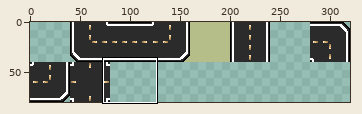
Sprite sheet: Game Assests/Road Tile Set Traffic Jam.png. The picture above shows the old version from afar; the outline marks the close-up.
Close-up. Earlier state:
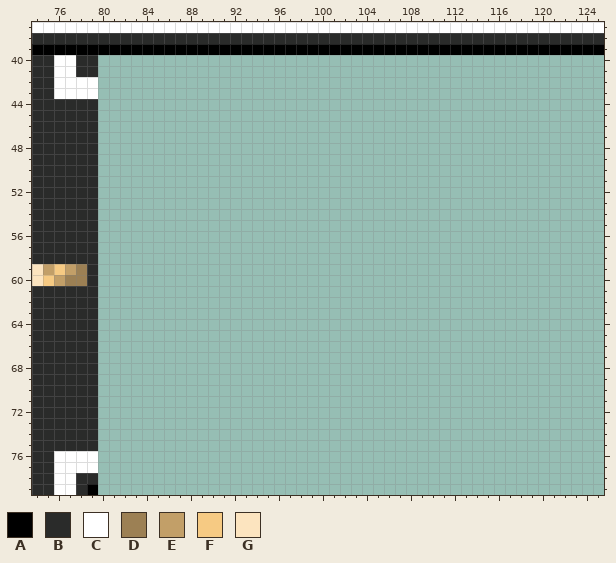
The file is 320x80 pixels. Shown: x 74..125, y 37..79.
Palette (. is transparent): A #000000  B #2a2b2a  C #ffffff  D #9c8054  E #c29f68  F #f6ca83  G #fce4bf
Pixels before, first column x 74:
37 CCCCCCCCCCCCCCCCCCCCCCCCCCCCCCCCCCCCCCCCCCCCCCCCCCCC
38 BBBBBBBBBBBBBBBBBBBBBBBBBBBBBBBBBBBBBBBBBBBBBBBBBBBB
39 AAAAAAAAAAAAAAAAAAAAAAAAAAAAAAAAAAAAAAAAAAAAAAAAAAAA
40 BBCCBB..............................................
41 BBCCBB..............................................
42 BBCCCC..............................................
43 BBCCCC..............................................
44 BBBBBB..............................................
45 BBBBBB..............................................
46 BBBBBB..............................................
47 BBBBBB..............................................
48 BBBBBB..............................................
49 BBBBBB..............................................
50 BBBBBB..............................................
51 BBBBBB..............................................
52 BBBBBB..............................................
53 BBBBBB..............................................
54 BBBBBB..............................................
55 BBBBBB..............................................
56 BBBBBB..............................................
57 BBBBBB..............................................
58 BBBBBB..............................................
59 GEFEDB..............................................
60 GFEDDB..............................................
61 BBBBBB..............................................
62 BBBBBB..............................................
63 BBBBBB..............................................
64 BBBBBB..............................................
65 BBBBBB..............................................
66 BBBBBB..............................................
67 BBBBBB..............................................
68 BBBBBB..............................................
69 BBBBBB..............................................
70 BBBBBB..............................................
71 BBBBBB..............................................
72 BBBBBB..............................................
73 BBBBBB..............................................
74 BBBBBB..............................................
75 BBBBBB..............................................
76 BBCCCC..............................................
77 BBCCCC..............................................
78 BBCCBB..............................................
79 BBCCBA..............................................
Now the later version:
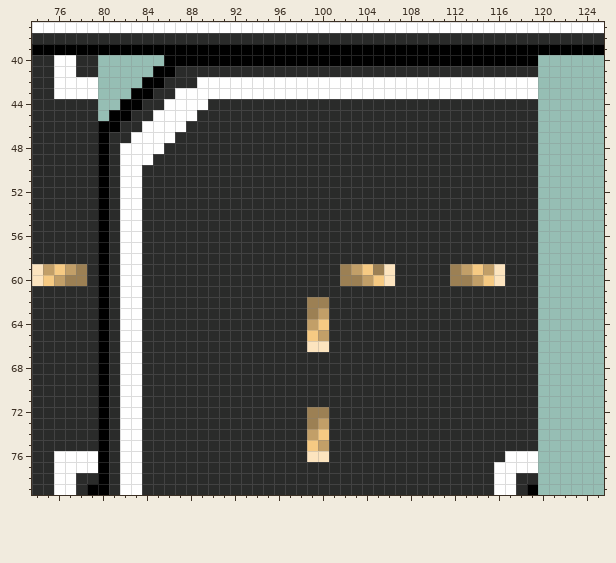
Difference:
Changed rows in their new state; - is an unchanged pixel.
first column x 80:
40 ------AAAAAAAAAAAAAAAAAAAAAAAAAAAAAAAAAA
41 -----AABBBBBBBBBBBBBBBBBBBBBBBBBBBBBBBBB
42 ----AABBBCCCCCCCCCCCCCCCCCCCCCCCCCCCCCCC
43 ---AABBCCCCCCCCCCCCCCCCCCCCCCCCCCCCCCCCC
44 --AABBCCCCBBBBBBBBBBBBBBBBBBBBBBBBBBBBBB
45 -AABBCCCCBBBBBBBBBBBBBBBBBBBBBBBBBBBBBBB
46 AABBCCCCBBBBBBBBBBBBBBBBBBBBBBBBBBBBBBBB
47 ABBCCCCBBBBBBBBBBBBBBBBBBBBBBBBBBBBBBBBB
48 ABCCCCBBBBBBBBBBBBBBBBBBBBBBBBBBBBBBBBBB
49 ABCCCBBBBBBBBBBBBBBBBBBBBBBBBBBBBBBBBBBB
50 ABCCBBBBBBBBBBBBBBBBBBBBBBBBBBBBBBBBBBBB
51 ABCCBBBBBBBBBBBBBBBBBBBBBBBBBBBBBBBBBBBB
52 ABCCBBBBBBBBBBBBBBBBBBBBBBBBBBBBBBBBBBBB
53 ABCCBBBBBBBBBBBBBBBBBBBBBBBBBBBBBBBBBBBB
54 ABCCBBBBBBBBBBBBBBBBBBBBBBBBBBBBBBBBBBBB
55 ABCCBBBBBBBBBBBBBBBBBBBBBBBBBBBBBBBBBBBB
56 ABCCBBBBBBBBBBBBBBBBBBBBBBBBBBBBBBBBBBBB
57 ABCCBBBBBBBBBBBBBBBBBBBBBBBBBBBBBBBBBBBB
58 ABCCBBBBBBBBBBBBBBBBBBBBBBBBBBBBBBBBBBBB
59 ABCCBBBBBBBBBBBBBBBBBBDEFDGBBBBBDEFEGBBB
60 ABCCBBBBBBBBBBBBBBBBBBDDEFGBBBBBDDEFGBBB
61 ABCCBBBBBBBBBBBBBBBBBBBBBBBBBBBBBBBBBBBB
62 ABCCBBBBBBBBBBBBBBBDDBBBBBBBBBBBBBBBBBBB
63 ABCCBBBBBBBBBBBBBBBDEBBBBBBBBBBBBBBBBBBB
64 ABCCBBBBBBBBBBBBBBBEFBBBBBBBBBBBBBBBBBBB
65 ABCCBBBBBBBBBBBBBBBFEBBBBBBBBBBBBBBBBBBB
66 ABCCBBBBBBBBBBBBBBBGGBBBBBBBBBBBBBBBBBBB
67 ABCCBBBBBBBBBBBBBBBBBBBBBBBBBBBBBBBBBBBB
68 ABCCBBBBBBBBBBBBBBBBBBBBBBBBBBBBBBBBBBBB
69 ABCCBBBBBBBBBBBBBBBBBBBBBBBBBBBBBBBBBBBB
70 ABCCBBBBBBBBBBBBBBBBBBBBBBBBBBBBBBBBBBBB
71 ABCCBBBBBBBBBBBBBBBBBBBBBBBBBBBBBBBBBBBB
72 ABCCBBBBBBBBBBBBBBBDDBBBBBBBBBBBBBBBBBBB
73 ABCCBBBBBBBBBBBBBBBDEBBBBBBBBBBBBBBBBBBB
74 ABCCBBBBBBBBBBBBBBBEFBBBBBBBBBBBBBBBBBBB
75 ABCCBBBBBBBBBBBBBBBFEBBBBBBBBBBBBBBBBBBB
76 ABCCBBBBBBBBBBBBBBBGGBBBBBBBBBBBBBBBBCCC
77 ABCCBBBBBBBBBBBBBBBBBBBBBBBBBBBBBBBBCCCC
78 ABCCBBBBBBBBBBBBBBBBBBBBBBBBBBBBBBBBCCBB
79 ABCCBBBBBBBBBBBBBBBBBBBBBBBBBBBBBBBBCCBA
